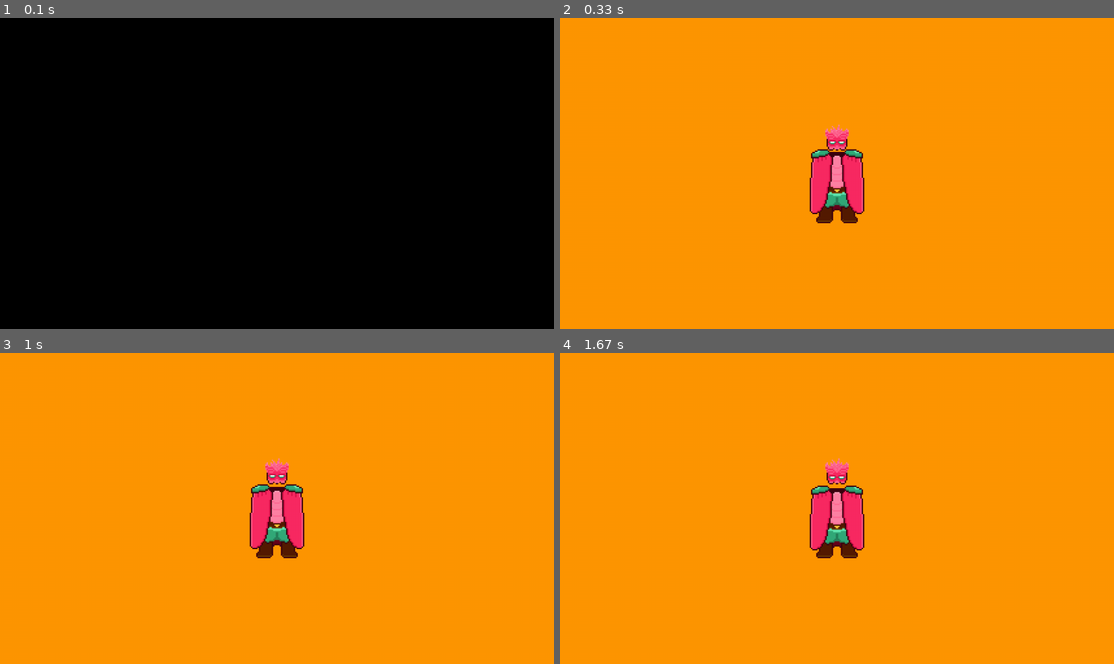
Above: before the commit, frames 1-4 (two rows, left to right).
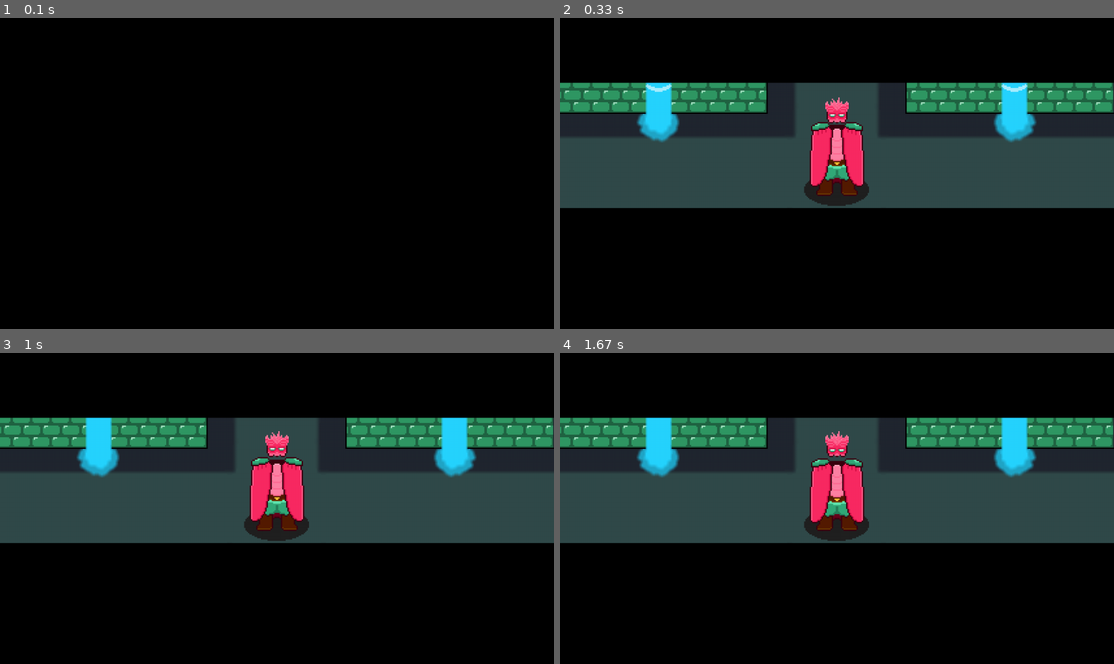
Above: after the commit, the same moments.

Repository: alessitomas/Insper-Pygame-Rythm
Game: pygame game, started from pygame/programa.py
Two runs of this game, one before a commit and one after it. Both use one fixed random seed, a clock stepped at 60 frames per second and the inputs below.
Inputs:
- Up to frame 1 (0.1 s): no input
- Up to frame 2 (0.33 s): no input
- Up to frame 3 (1 s): no input
- Up to frame 4 (1.67 s): no input

Frame 1 is identical in both runs. In frame 2, 100% of the frame differs, in the area x 0-100%, y 0-100%; in frame 3, 100%; in frame 4, 100%.

Commit message:
animacao comeco musica

Diff:
--- a/pygame/funcoes.py
+++ b/pygame/funcoes.py
@@ -0,0 +1,7 @@
+import pygame
+
+def test_time_very_close():
+    elapsed_time = 0.5
+    game = pygame.Game()
+    game.update(elapsed_time)
+    assert game.happening == [0.5]
--- a/pygame/programa.py
+++ b/pygame/programa.py
@@ -6,8 +6,13 @@
 #Inicialização do Game
 def inicializa():
     pygame.init()
+    pygame.mixer.pre_init(frequency=44100, size=-16, channels=2, buffer=512)
     pygame.mixer.init()
     window = pygame.display.set_mode((1280, 720))
+    #window = pygame.display.set_mode((0, 0), pygame.FULLSCREEN)
+    pygame.display.set_caption('Tenor Blade')
+    icon = pygame.image.load('sprites/tabicon.png')
+    pygame.display.set_icon(icon)
 
     assets = {
         'protag': [
@@ -18,16 +23,30 @@
             pygame.image.load('sprites/protag5.png'),
             pygame.image.load('sprites/protag6.png')
             ],
+        'sewerbg': [
+            pygame.image.load('sprites/bg1.png'),
+            pygame.image.load('sprites/bg2.png'),
+            pygame.image.load('sprites/bg3.png'),
+            pygame.image.load('sprites/bg4.png'),
+            pygame.image.load('sprites/bg5.png'),
+            pygame.image.load('sprites/bg6.png'),
+            ],
+        '3': pygame.image.load('sprites/3.png'),
+        '2': pygame.image.load('sprites/2.png'),
+        '1': pygame.image.load('sprites/1.png'),
+        'hit_it': pygame.image.load('sprites/hit_it.png'),
         'synthsewers': pygame.mixer.music.load('music/synthsewers.ogg'),
-        'hitsound': pygame.mixer.Sound('music/hitsound.ogg')
+        'hitsound': pygame.mixer.Sound('music/hitsound.ogg'),
+        'metronome': pygame.mixer.Sound('music/metronome.ogg'),
         }
 
     state = {'fps': 60,
             'protagframe': 0,
+            'bgframe': 0,
             'time_elapsed': 0,
             'song_playing': False,
             'protagbounce': False,
-            'synthsewers_timings': [19*60],
+            'synthsewers_timings': [19*60, 23*60, 27*60, 27.5*60, 31*60, 31.5*60, 33*60, 35*60, 35.5*60, 37*60, 39*60, 39.5*60, 41*60, 43*60, 43.5*60, 45*60, 47*60, 47.5*60, 49.5*60, 51.5*60, 52*60, 53*60],
             'clock': pygame.time.Clock()
         }
 
@@ -48,27 +67,53 @@
         state['song_playing'] = True
 
     window.fill((255, 150, 0))
+    bg = window.blit(assets['sewerbg'][state['bgframe']], (0,0))
 
     #Desenhos vão aqui!
+    if state['time_elapsed'] % 8 == 0:
+        state['bgframe'] += 1
+        if state['bgframe'] > 5:
+            state['bgframe'] = 0
+
     if state['protagframe'] > 5:
         state['protagframe'] = 0
         state['protagbounce'] = False
-    protag = window.blit(assets['protag'][state['protagframe']], (577, 244))
+    protag = window.blit(assets['protag'][state['protagframe']], (577, 181))
+
+    if state['time_elapsed'] % 30 == 0:
+        assets['metronome'].play()
 
     if state['time_elapsed'] % 60 == 0:
         state['protagbounce'] = True
-        assets['hitsound'].play()
 
     if state['protagbounce']:
         if state['time_elapsed'] % 5 == 0:
             state['protagframe'] += 1
 
+    if state['time_elapsed'] <= 14*60:
+        pygame.draw.rect(window, (0,0,0), (0,0,1280,150))
+        pygame.draw.rect(window, (0,0,0), (0,440,1280,280))
+
+    if state['time_elapsed'] >= 14*60 and state['time_elapsed'] < 15*60:
+        pygame.draw.rect(window, (0,0,0), (0,0,1280,720))
+    if state['time_elapsed'] >= 15*60 and state['time_elapsed'] < 15.25*60:
+        pygame.draw.rect(window, (63.75,63.75,63.75), (0,0,1280,720))
+        count_3 = window.blit(assets['3'], (0, 0))
+    if state['time_elapsed'] >= 15.25*60 and state['time_elapsed'] < 15.5*60:
+        pygame.draw.rect(window, (127.5,127.5,127.5), (0,0,1280,720))
+        count_2 = window.blit(assets['2'], (0, 0))
+    if state['time_elapsed'] >= 15.5*60 and state['time_elapsed'] < 15.75*60:
+        pygame.draw.rect(window, (191.25,191.25,191.25), (0,0,1280,720))
+        count_1 = window.blit(assets['1'], (0, 0))
+    if state['time_elapsed'] >= 15.75*60 and state['time_elapsed'] < 16*60:
+        pygame.draw.rect(window, (255,255,255), (0,0,1280,720))
+        count_hit_it = window.blit(assets['hit_it'], (0, 0))
 
     state['time_elapsed'] += 1
     print(state['time_elapsed'])
 
-    #if state['time_elapsed'] in state['synthsewers_timings']:
-        #assets['hitsound'].play()
+    if state['time_elapsed'] in state['synthsewers_timings']:
+        assets['hitsound'].play()
 
     pygame.display.update()
 
Binary file added: pygame/sprites/1.png
Binary file added: pygame/sprites/2.png
Binary file added: pygame/sprites/3.png
Binary file added: pygame/sprites/bg1.png
Binary file added: pygame/sprites/bg2.png
Binary file added: pygame/sprites/bg3.png
Binary file added: pygame/sprites/bg4.png
Binary file added: pygame/sprites/bg5.png
Binary file added: pygame/sprites/bg6.png
Binary file added: pygame/sprites/hit_it.png
Binary file changed: pygame/sprites/protag.png
Binary file added: pygame/sprites/tabicon.png
(and 3 more such lines)
